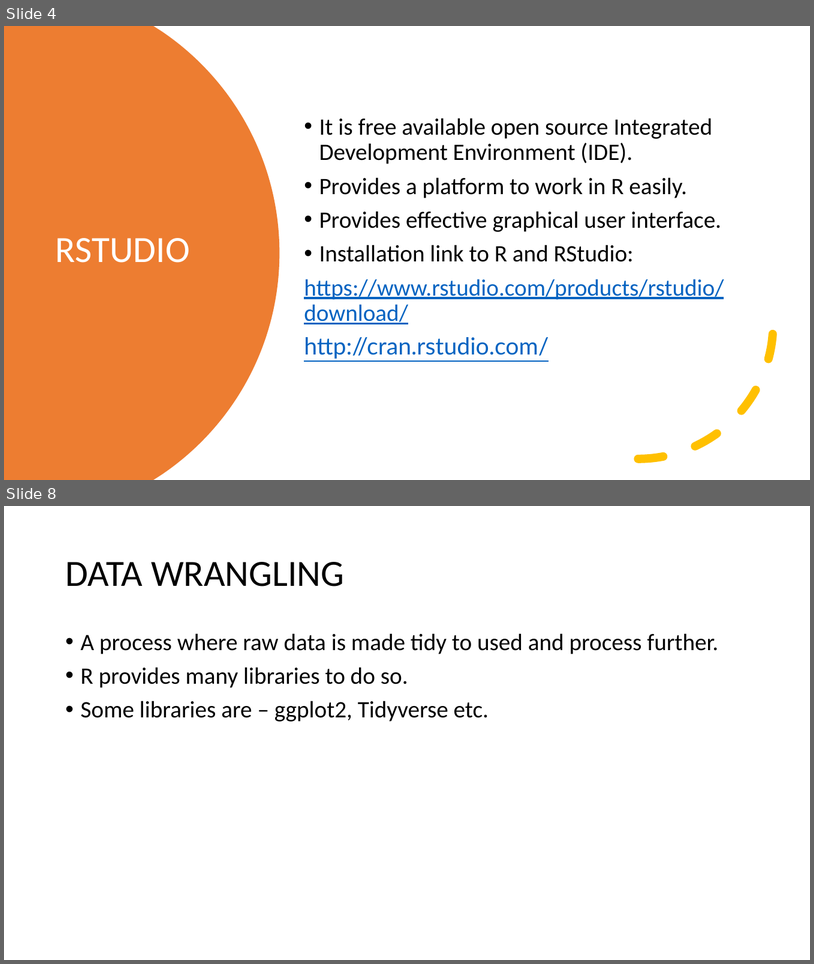
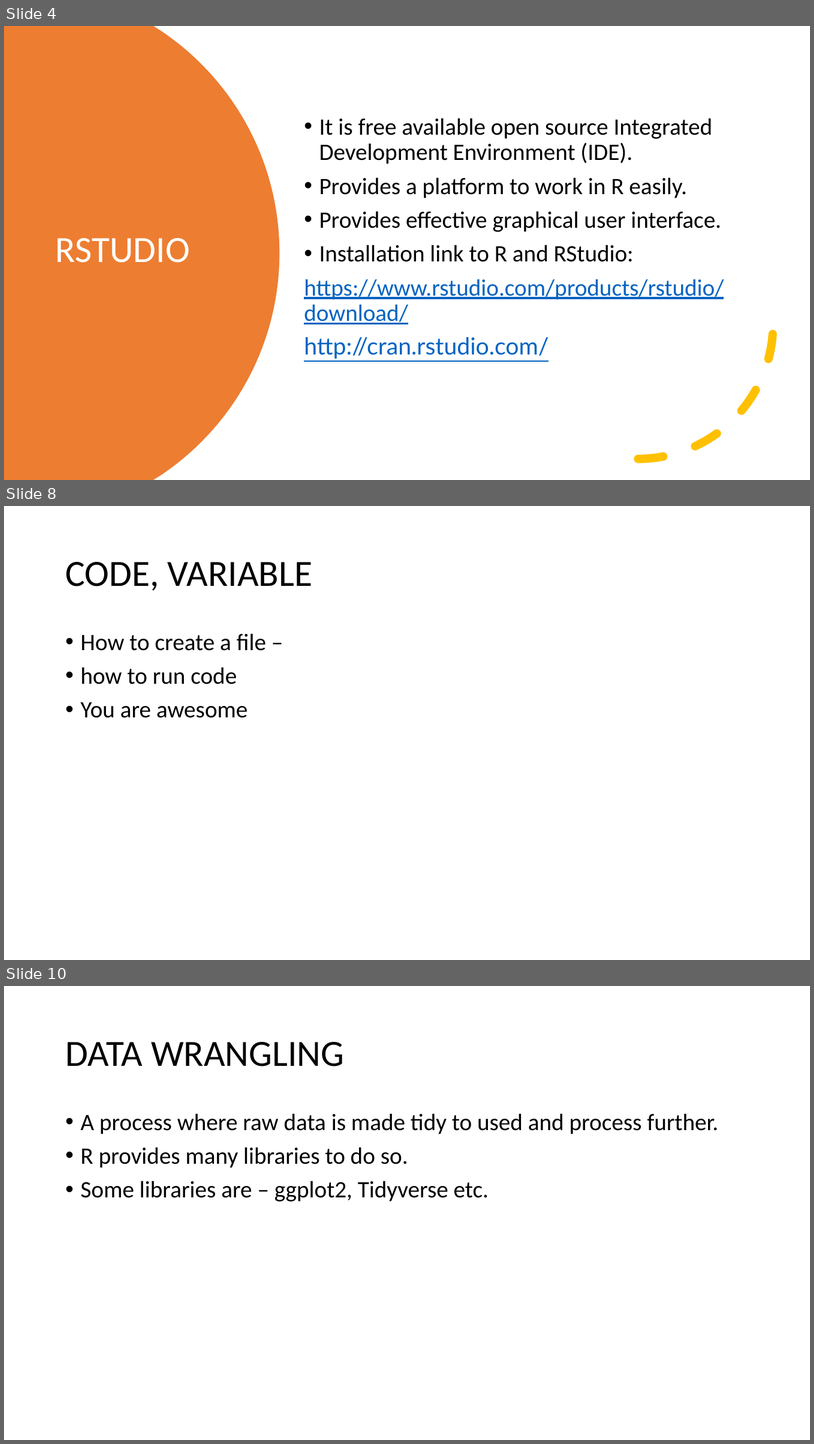
Before and after one commit to amandajcole/DasaWorkshops, a slide deck: Workshop 1 - Intro to R.pptx. Shown one above the other, each under a label of ours: slides 4 and 8 before the commit, slides 4, 8 and 10 after it; the slides between them are not shown. The pictures are 814x964 and 814x1444 pixels, drawn with LibreOffice and Linux fonts; fonts in the diff are those of the drawing. Boxes give left, top, right and bottom in pixels: in the first picture for what was removed or moved away, otherwise in the second. Text is boxed around its words. In the diff, an @@ line names an element or a change of style, - is before the commit and + after.

```diff
--- a/Workshop 1 - Intro to R.pptx
+++ b/Workshop 1 - Intro to R.pptx
@@ slide 8 added at <box>4,506,810,960</box>, background #FFFFFF @@
@@ title added at <box>65,562,313,591</box>, 44 pt, text #000000 @@
+CODE, VARIABLE
@@ text added at <box>81,633,266,718</box>, 28 pt, text #000000 @@
+• How to create a file –
+• how to run code
+• You are awesome
@@ what was slide 8 is now slide 10 @@
```
Also in this commit, not shown: 2 slides changed, 2 other slides added, 1 slide removed, 2 other files.
